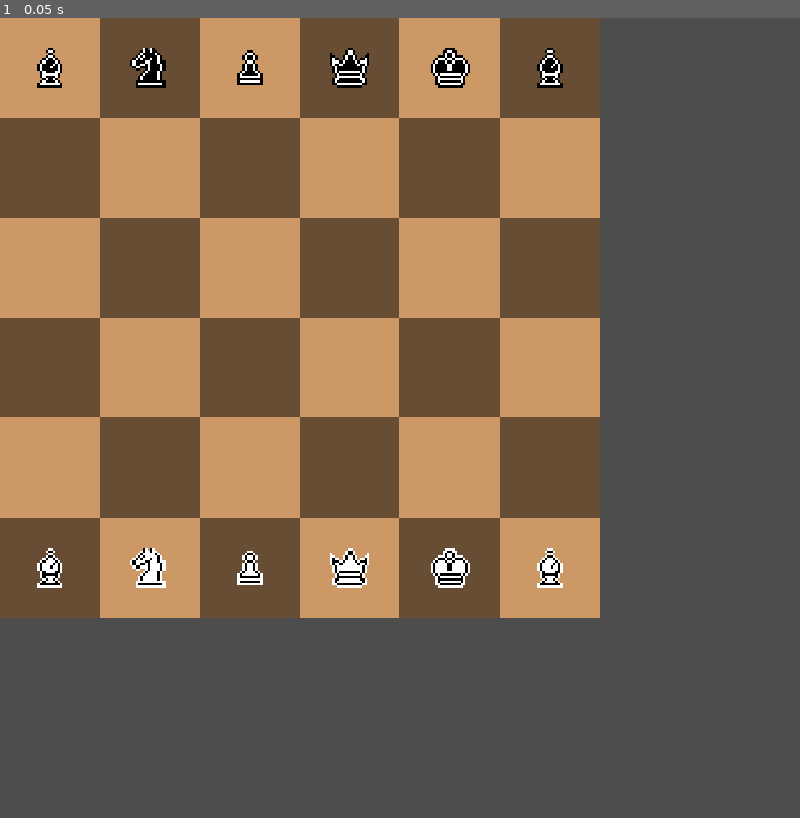
Above: before the commit, frame 1.
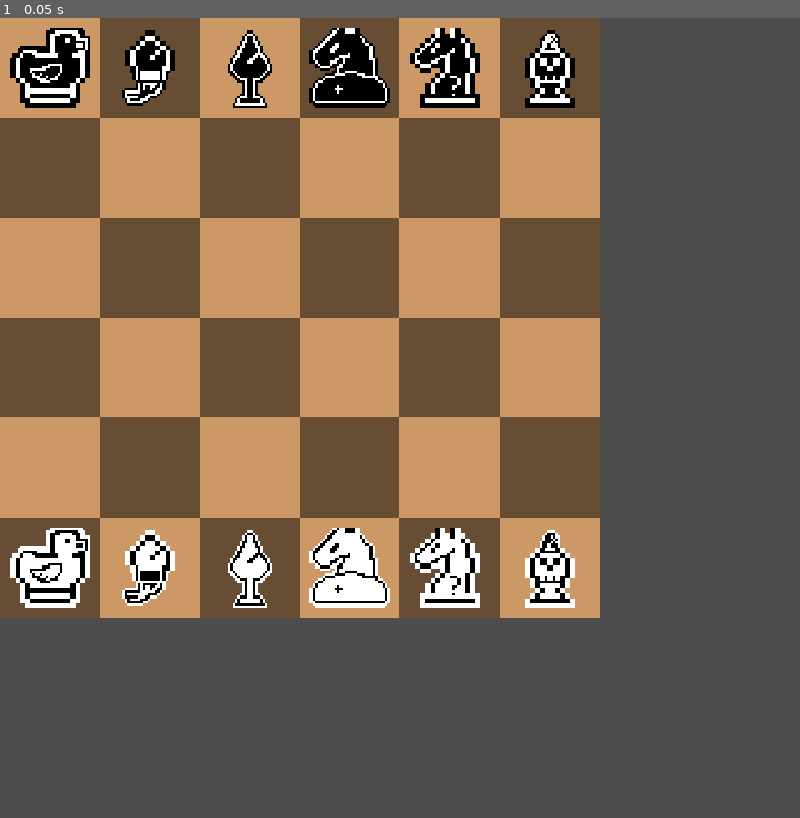
Above: after the commit, the same moment.

Repository: Wyadox/TurnBasedLite
Game: Godot game, scene res://scenes/game.tscn
The game is run twice, just before and just after one commit, with the same random seed, the same clock (stepped at 60 frames per second) and the same inputs.
Inputs:
- Up to frame 1 (0.05 s): no input

The runs differ from the first frame. In frame 1, 5.8% of the frame differs, in the area x 1-72%, y 1-74%.

Commit message:
Updated Spritesheet + Added Sprites and Piece_Types for custom pieces.

Diff:
--- a/chess-game/scenes/Piece.tscn
+++ b/chess-game/scenes/Piece.tscn
@@ -1,13 +1,13 @@
 [gd_scene load_steps=3 format=3 uid="uid://duwl4gby1wb7s"]
 
-[ext_resource type="Texture2D" uid="uid://bhdeqh60csma7" path="res://pieces.png" id="1_gksgf"]
 [ext_resource type="Script" uid="uid://3fm4pgf3e52y" path="res://scripts/piece.gd" id="1_tk1p6"]
+[ext_resource type="Texture2D" uid="uid://c2ffhrqxtv6do" path="res://customPiecesSpritesheet.png" id="2_tk1p6"]
 
 [node name="Piece" type="Node2D"]
 script = ExtResource("1_tk1p6")
 
 [node name="Sprite2D" type="Sprite2D" parent="."]
 scale = Vector2(3, 3)
-texture = ExtResource("1_gksgf")
+texture = ExtResource("2_tk1p6")
 region_enabled = true
-region_rect = Rect2(0, 0, 16, 16)
+region_rect = Rect2(0, 0, 32, 32)
--- a/chess-game/scripts/globals.gd
+++ b/chess-game/scripts/globals.gd
@@ -18,7 +18,16 @@
 	PAWN,
 	HORSE_ARCHER,
 	ARCHBISHOP,
-	MITOSIS_PAWN
+	MITOSIS_PAWN,
+	SHIELD_KING,
+	DUCK,
+	WORM,
+	CHECKER,
+	EXPLODING_BISHOP,
+	ACROBISHOP,
+	JOUSTING_BISHOP,
+	STUN_KNIGHT,
+	TROJAN_HORSE
 }
 
 const SPRITE_MAPPING = {
@@ -26,31 +35,49 @@
 		PIECE_TYPES.ROOK: Vector2i(0, 4),
 		PIECE_TYPES.KNIGHT: Vector2i(0, 3),
 		PIECE_TYPES.BISHOP: Vector2i(0, 2),
-		PIECE_TYPES.QUEEN: Vector2i(0, 1),
+		PIECE_TYPES.QUEEN: Vector2i(0, 4),
 		PIECE_TYPES.KING: Vector2i(0, 0),
 		PIECE_TYPES.PAWN: Vector2i(0, 5),
-		PIECE_TYPES.HORSE_ARCHER: Vector2i(0, 3),
-		PIECE_TYPES.ARCHBISHOP: Vector2i(0, 2),
-		PIECE_TYPES.MITOSIS_PAWN: Vector2i(0, 5)
+		PIECE_TYPES.HORSE_ARCHER: Vector2i(0, 14),
+		PIECE_TYPES.ARCHBISHOP: Vector2i(0, 11),
+		PIECE_TYPES.MITOSIS_PAWN: Vector2i(0, 6),
+		PIECE_TYPES.SHIELD_KING: Vector2i(0, 4),
+		PIECE_TYPES.DUCK: Vector2i(0, 5),
+		PIECE_TYPES.WORM: Vector2i(0, 7),
+		PIECE_TYPES.CHECKER: Vector2i(0, 8),
+		PIECE_TYPES.EXPLODING_BISHOP: Vector2i(0, 9),
+		PIECE_TYPES.ACROBISHOP: Vector2i(0, 10),
+		PIECE_TYPES.JOUSTING_BISHOP: Vector2i(0, 12),
+		PIECE_TYPES.STUN_KNIGHT: Vector2i(0, 13),
+		PIECE_TYPES.TROJAN_HORSE: Vector2i(0, 15)
 	},
 	COLORS.WHITE:{
 		PIECE_TYPES.ROOK: Vector2i(1, 4),
 		PIECE_TYPES.KNIGHT: Vector2i(1, 3),
 		PIECE_TYPES.BISHOP: Vector2i(1, 2),
-		PIECE_TYPES.QUEEN: Vector2i(1, 1),
+		PIECE_TYPES.QUEEN: Vector2i(1, 4),
 		PIECE_TYPES.KING: Vector2i(1, 0),
 		PIECE_TYPES.PAWN: Vector2i(1, 5),
-		PIECE_TYPES.HORSE_ARCHER: Vector2i(1, 3),
-		PIECE_TYPES.ARCHBISHOP: Vector2i(1, 2),
-		PIECE_TYPES.MITOSIS_PAWN: Vector2i(1, 5)
+		PIECE_TYPES.HORSE_ARCHER: Vector2i(1, 14),
+		PIECE_TYPES.ARCHBISHOP: Vector2i(1, 11),
+		PIECE_TYPES.MITOSIS_PAWN: Vector2i(1, 6),
+		PIECE_TYPES.SHIELD_KING: Vector2i(1, 4),
+		PIECE_TYPES.DUCK: Vector2i(1, 5),
+		PIECE_TYPES.WORM: Vector2i(1, 7),
+		PIECE_TYPES.CHECKER: Vector2i(1, 8),
+		PIECE_TYPES.EXPLODING_BISHOP: Vector2i(1, 9),
+		PIECE_TYPES.ACROBISHOP: Vector2i(1, 10),
+		PIECE_TYPES.JOUSTING_BISHOP: Vector2i(1, 12),
+		PIECE_TYPES.STUN_KNIGHT: Vector2i(1, 13),
+		PIECE_TYPES.TROJAN_HORSE: Vector2i(1, 15)
 	},
 }
 
 const INITIAL_PIECE_SET_SINGLE = [
-	[PIECE_TYPES.ARCHBISHOP, 0, 0],
-	[PIECE_TYPES.HORSE_ARCHER, 1, 0],
-	[PIECE_TYPES.MITOSIS_PAWN, 2, 0],
-	[PIECE_TYPES.QUEEN, 3, 0],
-	[PIECE_TYPES.KING, 4, 0],
-	[PIECE_TYPES.BISHOP, 5, 0]
+	[PIECE_TYPES.PAWN, 0, 0],
+	[PIECE_TYPES.ACROBISHOP, 1, 0],
+	[PIECE_TYPES.JOUSTING_BISHOP, 2, 0],
+	[PIECE_TYPES.STUN_KNIGHT, 3, 0],
+	[PIECE_TYPES.TROJAN_HORSE, 4, 0],
+	[PIECE_TYPES.EXPLODING_BISHOP, 5, 0]
 ]
--- a/chess-game/scripts/piece.gd
+++ b/chess-game/scripts/piece.gd
@@ -2,7 +2,7 @@
 
 @onready var sprite = $Sprite2D
 
-const SPRITE_SIZE = 16
+const SPRITE_SIZE = 32
 const CELL_SIZE = 120
 
 const X_OFFSET = 60
Binary file added: chess-game/customPiecesSpritesheet.png
Not shown, added: chess-game/customPiecesSpritesheet.png.import
